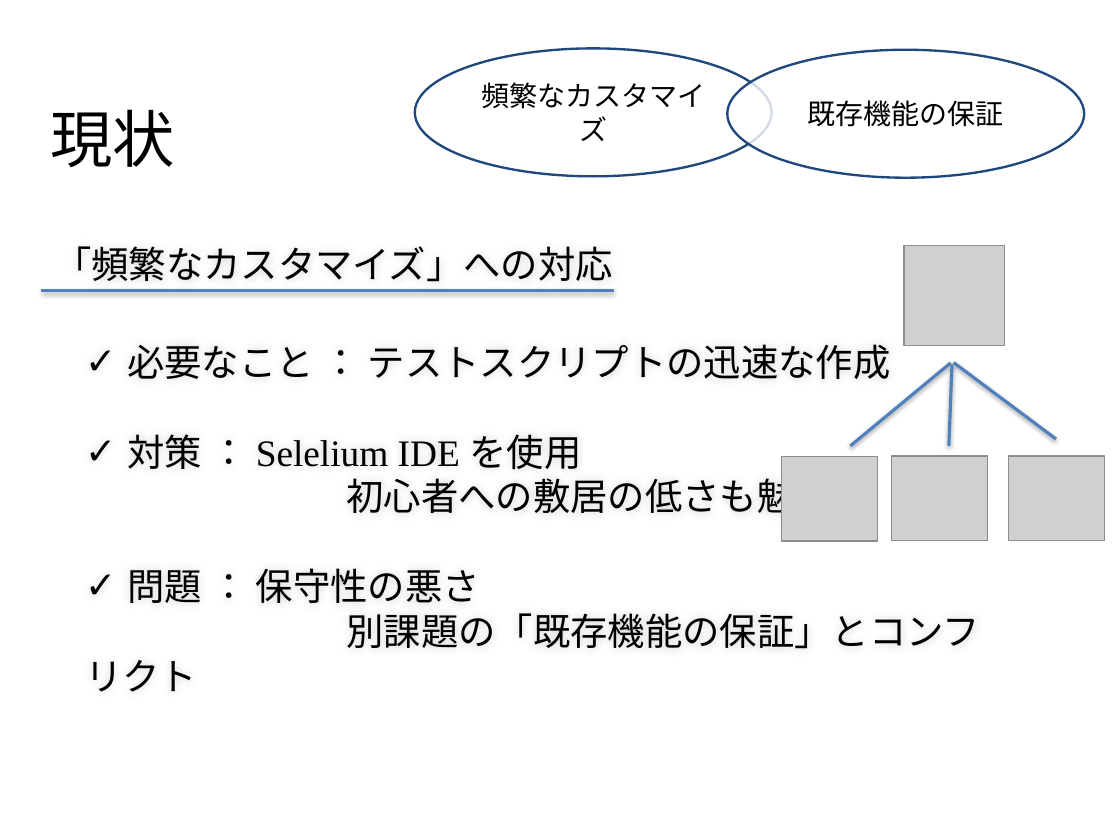
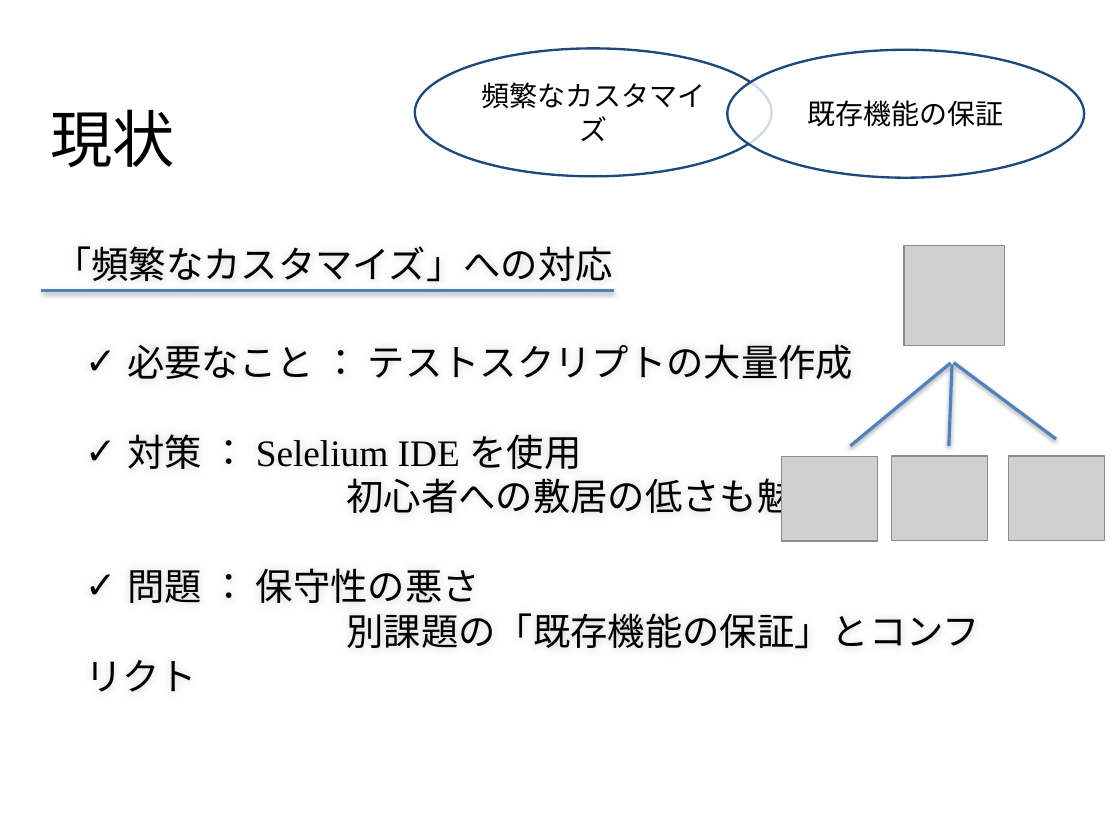
Before and after one commit to ryo813/STARHotel, a slide deck: slide 6 of 20151221_吉崎.pptx. Drawn at 1120x840 pixels with LibreOffice and Linux fonts; fonts in the diff are those of the drawing; grey boxes stand for pictures; background and template pictures are left out. Boxes give left, top, right and bottom in pixels: in the first picture for what was removed or moved away, otherwise in the second. Text is boxed around its words. In the diff, an @@ line names an element or a change of style, - is before the commit and + after.

```diff
--- a/20151221_吉崎.pptx
+++ b/20151221_吉崎.pptx
@@ text at box(127, 344, 853, 379): text changed @@
-✓ 必要なこと ： テストスクリプトの迅速な作成
+✓ 必要なこと ： テストスクリプトの大量作成
```
Also in this commit, not shown: 7 other slides changed.
